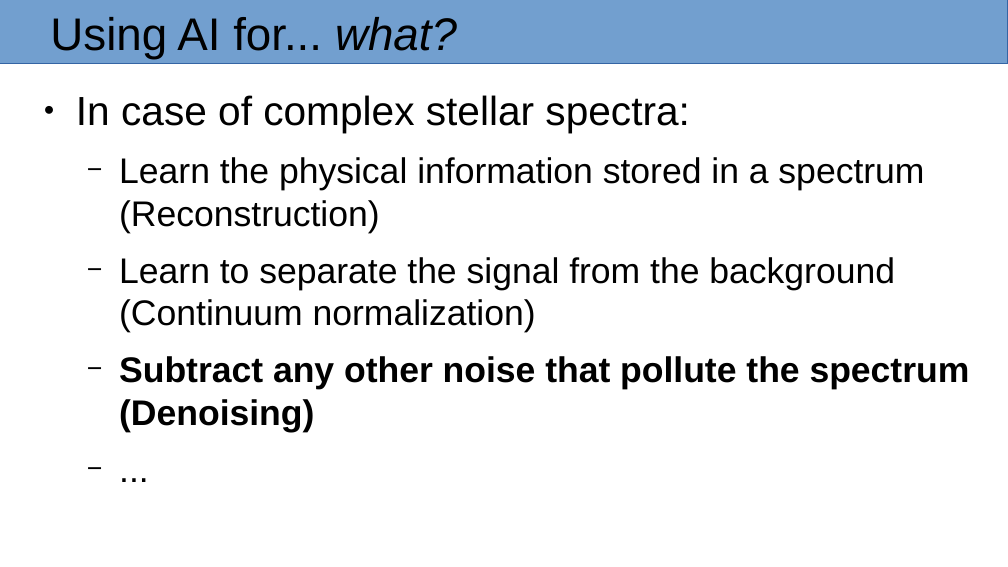
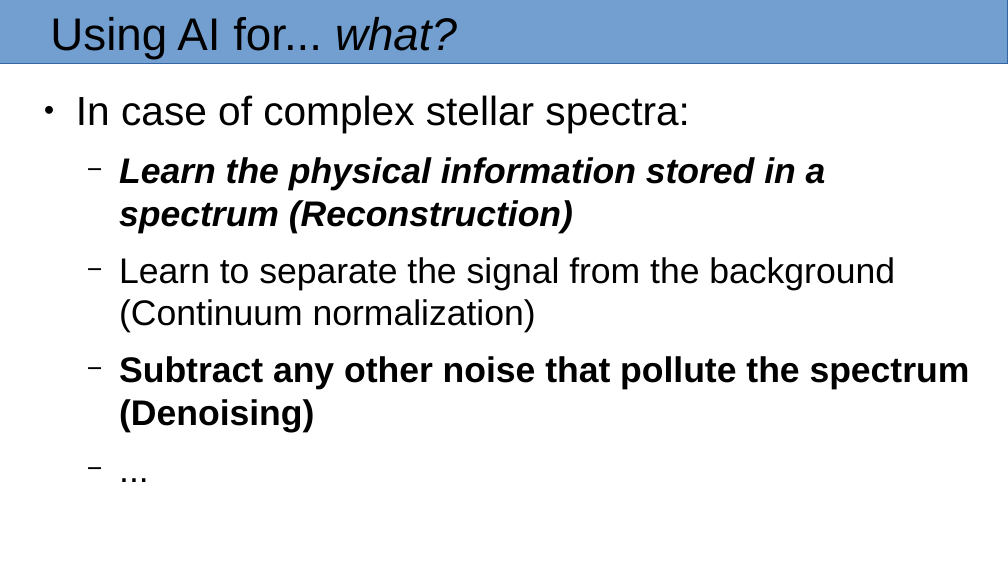
Before and after one commit to masterdesky/presentations, a slide deck: slide 3 of astrophysics/artificial-stellar-spectra-ai/denoising.odp. Drawn at 1008x567 pixels with LibreOffice and Linux fonts; fonts in the diff are those of the drawing. Boxes give left, top, right and bottom in pixels: in the first picture for what was removed or moved away, otherwise in the second. Text is boxed around its words. In the diff, an @@ line names an element or a change of style, - is before the commit and + after.

```diff
--- a/astrophysics/artificial-stellar-spectra-ai/denoising.odp
+++ b/astrophysics/artificial-stellar-spectra-ai/denoising.odp
@@ text at bbox=[119, 157, 826, 233]: bold on, italic on in "Learn the physical information stored in a ..." @@
```
Also in this commit, not shown: 1 other file.
